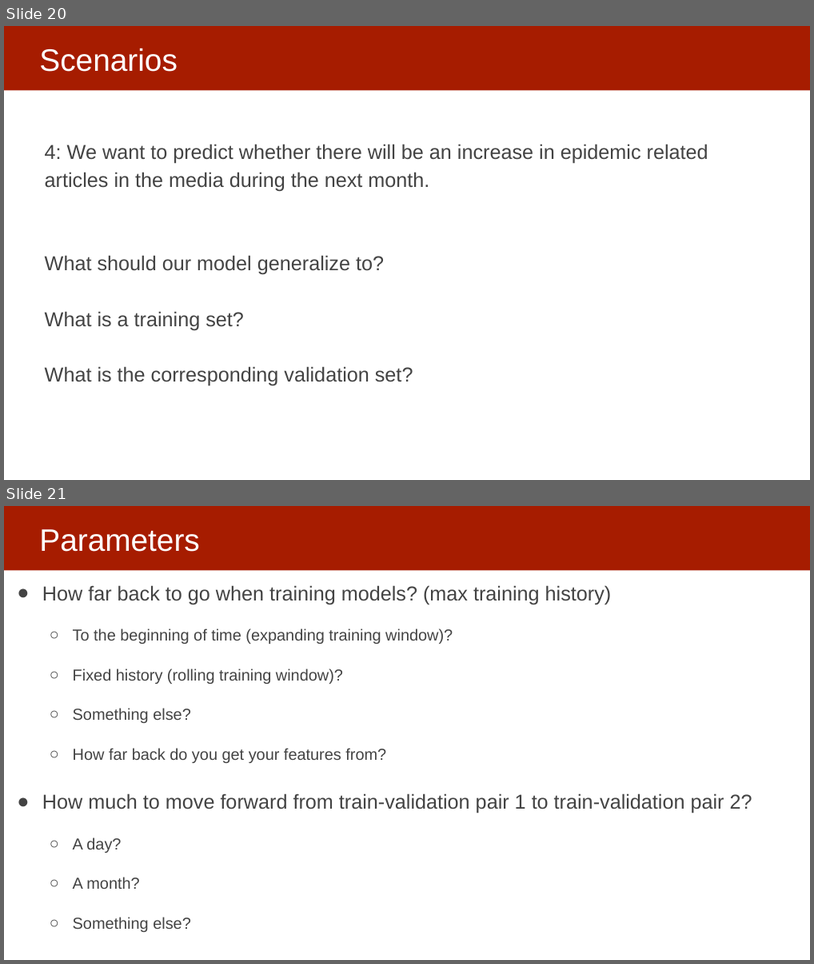
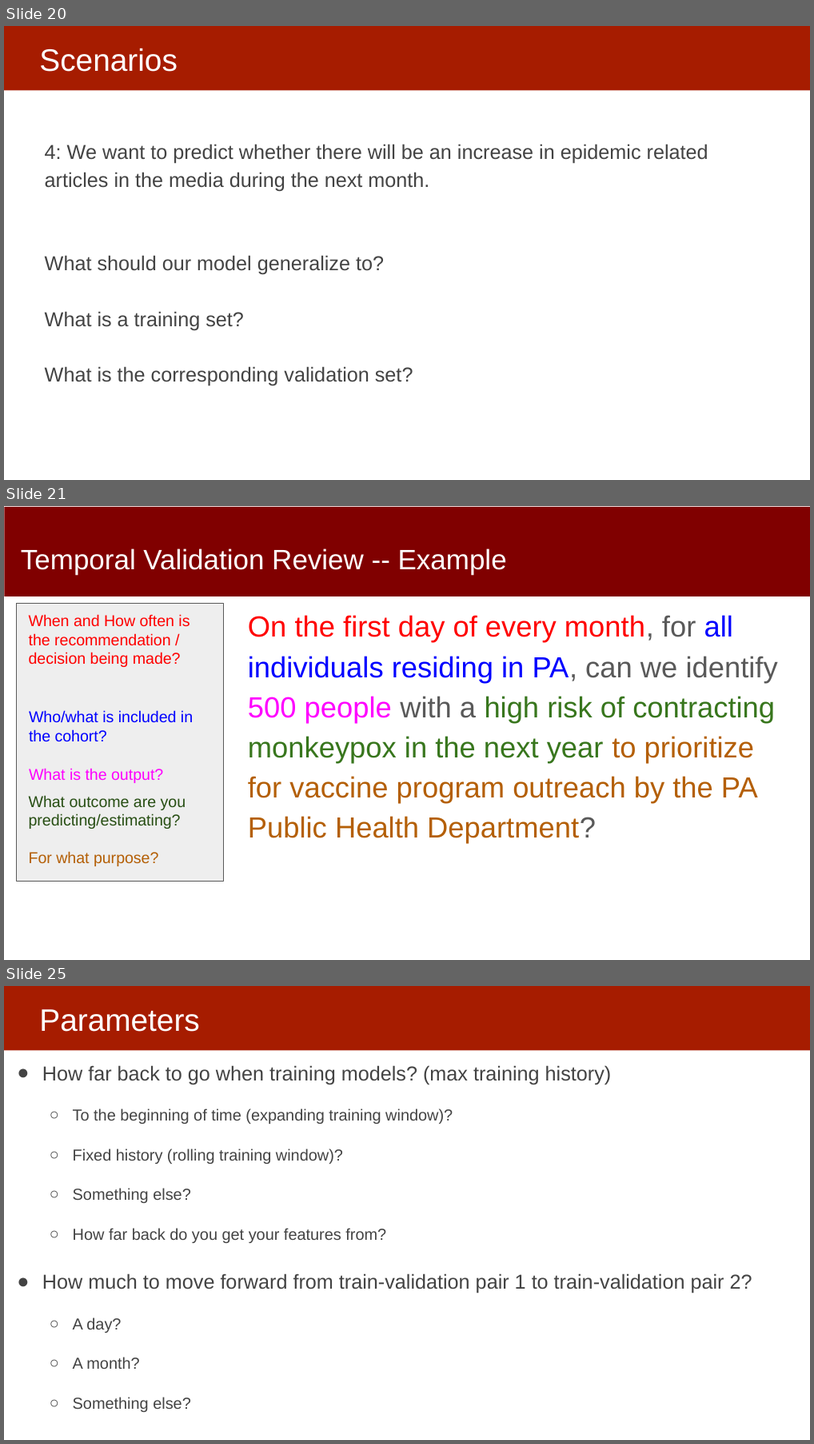
Before and after one commit to dssg/MLinPractice, a slide deck: Lectures/Lecture5-ModelSelection.pptx. Shown one above the other, each under a label of ours: slides 20 and 21 before the commit, slides 20, 21 and 25 after it; the slides between them are not shown. The pictures are 814x964 and 814x1444 pixels, drawn with LibreOffice and Linux fonts; fonts in the diff are those of the drawing. Boxes give left, top, right and bottom in pixels: in the first picture for what was removed or moved away, otherwise in the second. Text is boxed around its words. In the diff, an @@ line names an element or a change of style, - is before the commit and + after.

```diff
--- a/Lectures/Lecture5-ModelSelection.pptx
+++ b/Lectures/Lecture5-ModelSelection.pptx
@@ slide 21 added at (x1=4, y1=506, x2=810, y2=960), background #FFFFFF @@
@@ rectangle added at (x1=5, y1=507, x2=810, y2=596), fill #800000 @@
@@ title added at (x1=21, y1=548, x2=507, y2=575), 33.3 pt, text #FFFFFF @@
+Temporal Validation Review -- Example
@@ rectangle added at (x1=17, y1=603, x2=223, y2=881), fill #EEEEEE, outline #595959 0.75 pt @@
@@ text added at (x1=29, y1=614, x2=190, y2=667), 18.7 pt, text #FF0000 @@
+When and How often is the recommendation / decision being made?
@@ text added at (x1=248, y1=615, x2=778, y2=844), 34.7 pt, text #B45F06 @@
+On the first day of every month, for all individuals residing in PA, can we identify 500 people with a high risk of contracting monkeypox in the next year to prioritize for vaccine program outreach by the PA Public Health Department?
@@ text added at (x1=29, y1=710, x2=193, y2=742), 18.7 pt, text #0000FF @@
+Who/what is included in the cohort?
@@ text added at (x1=29, y1=768, x2=163, y2=783), 18.7 pt, text #FF00FF @@
+What is the output?
@@ text added at (x1=29, y1=795, x2=186, y2=866), 18.7 pt, text #274E13 @@
+What outcome are you predicting/estimating?
+For what purpose?
@@ what was slide 21 is now slide 25 @@
```
Also in this commit, not shown: 3 other slides added, 1 other file.
